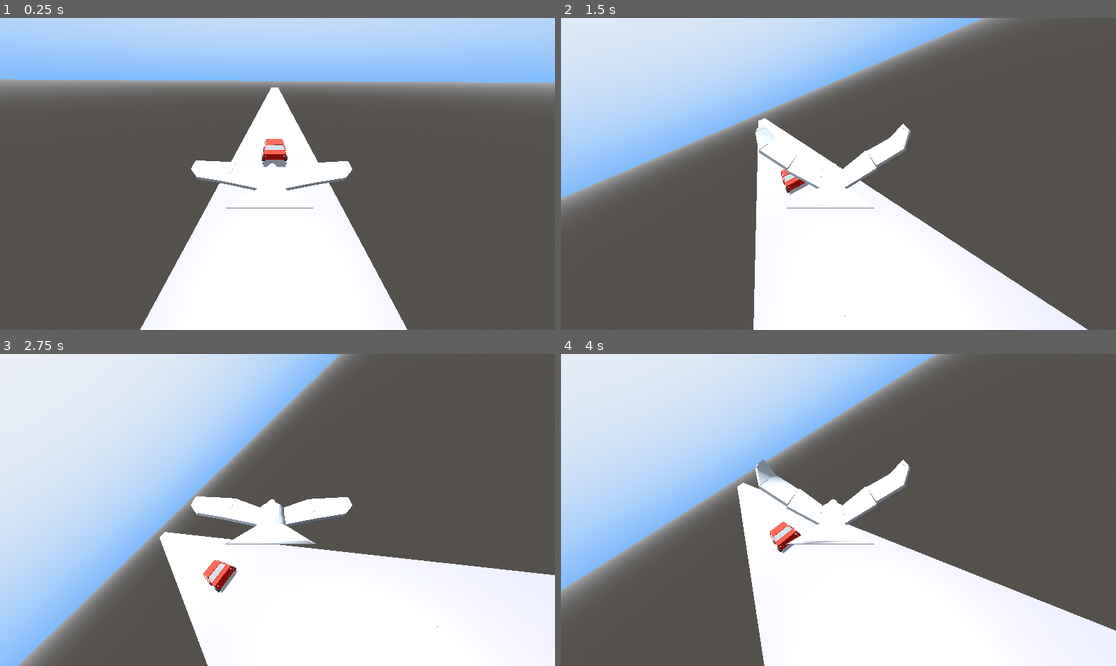
Above: before the commit, frames 1-4 (two rows, left to right).
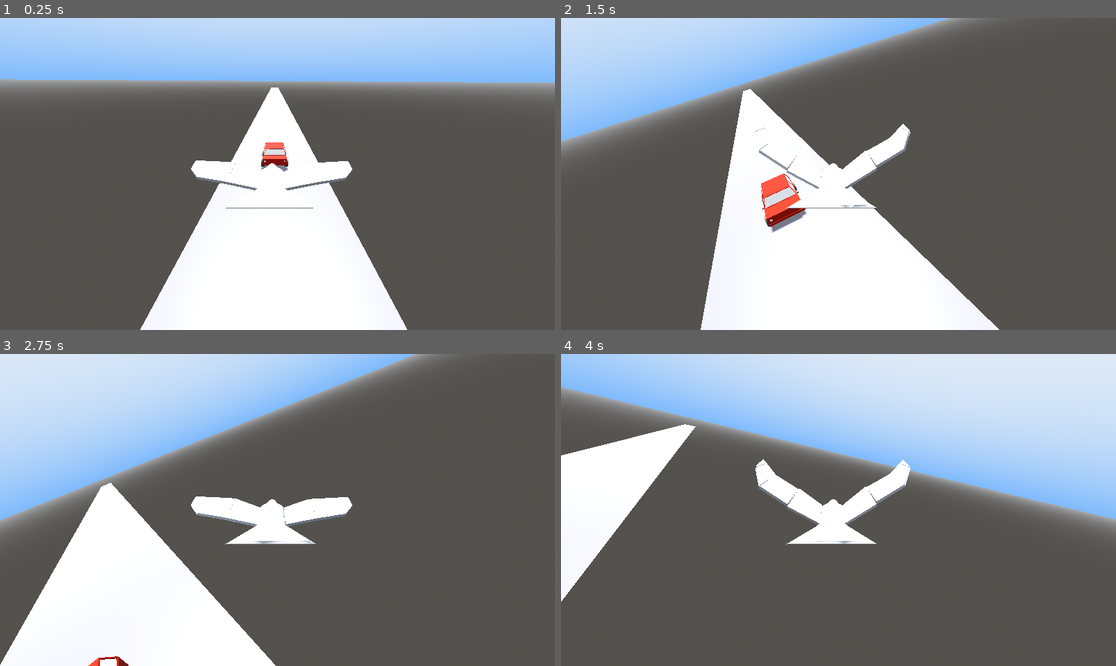
Above: after the commit, the same moments.

Repository: Sirotyann/PoopOnRed
Game: Godot game, scene res://street.tscn
Same seed, same stepped clock (60 frames per second), same inputs: the game is played once before the commit and once after it.
Inputs:
- Up to frame 1 (0.25 s): no input
- Up to frame 2 (1.5 s): tap Enter (ui_accept) at 0.5, 0.77 s; hold Right (ui_right) 0.53-1.28 s; hold Down (ui_down) from 1.28 s (still down)
- Up to frame 3 (2.75 s): tap Enter (ui_accept) at 1.52 s; release Down (ui_down) at 2.03 s; hold Right (ui_right) from 2.03 s (still down)
- Up to frame 4 (4 s): release Right (ui_right) at 2.78 s; hold Up (ui_up) 2.78-3.53 s; tap Enter (ui_accept) at 3.02, 3.77 s; hold Left (ui_left) from 3.53 s (still down)

The runs differ from the first frame. In frame 1, 0.3% of the frame differs, in the area x 47-52%, y 38-50%; in frame 2, 31%; in frame 3, 55%; in frame 4, 68%, in the area x 0-100%, y 0-100%.

Commit message:
[wip] fly

Diff:
--- a/dove.gd
+++ b/dove.gd
@@ -37,21 +37,62 @@
 		turn_left(delta)
 	elif Input.is_action_pressed("ui_right"):
 		turn_right(delta)
+	else:
+		recover_guesture(delta)
 
-	print(velocity)
+	if Input.is_action_pressed("ui_up"):
+		climb(delta)
+	elif Input.is_action_pressed("ui_down"):
+		dive(delta)
+	else:
+		recover_horizontal(delta)
+
+	#print("rotation.y = %s" % rotation.y)
+	var rotations = get_rotation_degrees()
+	var rotation_x = rotations[0]
+	var rotation_y = rotations[1]
+	var rotation_z = rotations[2]
+
+	#print(get_rotation_degrees()[1])
+	#print("cos 90 = %s" % cos(deg_to_rad(rotation_y)))
+	#print(velocity)
+	velocity.z = -cos(deg_to_rad(rotation_y)) * SPEED
+	velocity.x = -sin(deg_to_rad(rotation_y)) * SPEED
+	velocity.y = sin(deg_to_rad(rotation_x)) * SPEED
 	move_and_slide()
 
+func dive(delta):
+	if rotation.x > -1.0:
+		rotation.x = rotation.x - delta * TURN_SPEED
+
+func climb(delta):
+	if rotation.x < 0.5:
+		rotation.x = rotation.x + delta * TURN_SPEED
+
+func recover_horizontal(delta):
+	var offset = delta * TURN_SPEED
+	if rotation.x <= offset and rotation.x >= -1 * offset:
+		rotation.x = 0
+	elif rotation.x < 0:
+		rotation.x = rotation.x + offset
+	else:
+		rotation.x = rotation.x - offset
 
 func turn_left(delta):
-	if rotation.y < 1:
-		rotation.y = rotation.y + delta * TURN_SPEED
-
+	rotation.y = rotation.y + delta * TURN_SPEED
 	if rotation.z < 0.75:
 		rotation.z = rotation.z + delta * TURN_SPEED
 
 func turn_right(delta):
-	if rotation.y > -1:
-		rotation.y = rotation.y - delta * TURN_SPEED
-
+	rotation.y = rotation.y - delta * TURN_SPEED
 	if rotation.z > -0.75:
 		rotation.z = rotation.z - delta * TURN_SPEED
+
+func recover_guesture(delta):
+	var offset = delta * TURN_SPEED
+	if rotation.z <= offset and rotation.z >= -1 * offset:
+		rotation.z = 0
+	elif rotation.z < 0:
+		rotation.z = rotation.z + offset
+	else:
+		rotation.z = rotation.z - offset
